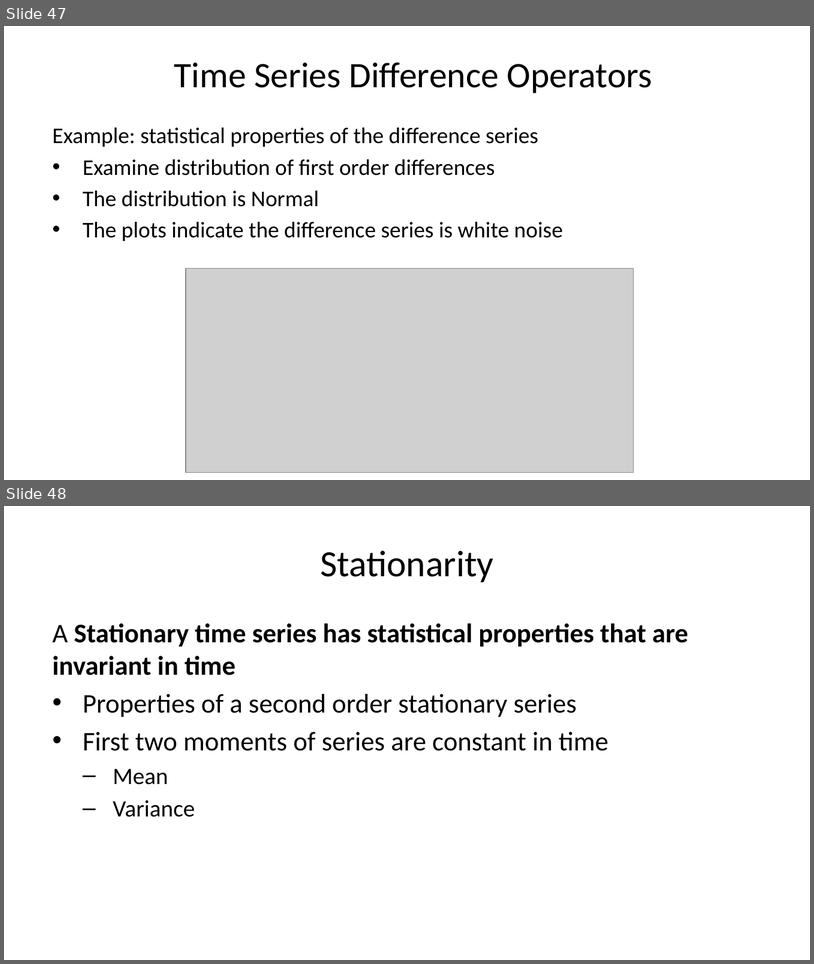
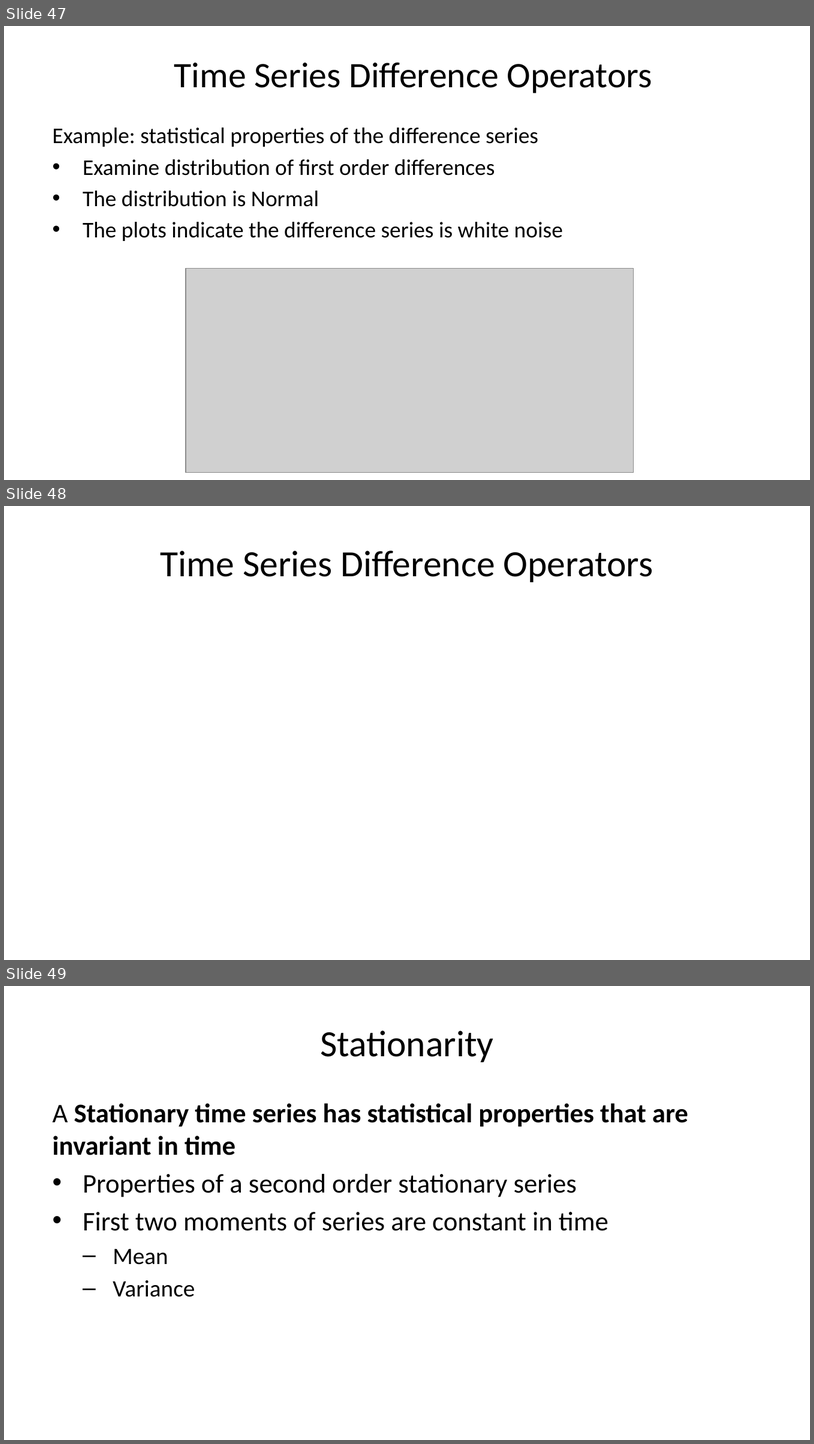
Before and after one commit to StephenElston/CSCI-E-83, a slide deck: LectureSlides/11_IntroductionToTimeSeries.pptx. Shown one above the other, each under a label of ours: slides 47 and 48 before the commit, slides 47, 48 and 49 after it. The pictures are 814x964 and 814x1444 pixels, drawn with LibreOffice and Linux fonts; fonts in the diff are those of the drawing; grey boxes stand for pictures. Boxes give left, top, right and bottom in pixels: in the first picture for what was removed or moved away, otherwise in the second. Text is boxed around its words. In the diff, an @@ line names an element or a change of style, - is before the commit and + after.

```diff
--- a/LectureSlides/11_IntroductionToTimeSeries.pptx
+++ b/LectureSlides/11_IntroductionToTimeSeries.pptx
@@ slide 48 added at <box>4,506,810,960</box>, background #FFFFFF @@
@@ title added at <box>161,550,654,582</box>, 33 pt, text #000000 @@
+Time Series Difference Operators
@@ what was slide 48 is now slide 49 @@
```
Also in this commit, not shown: 9 slides changed.
